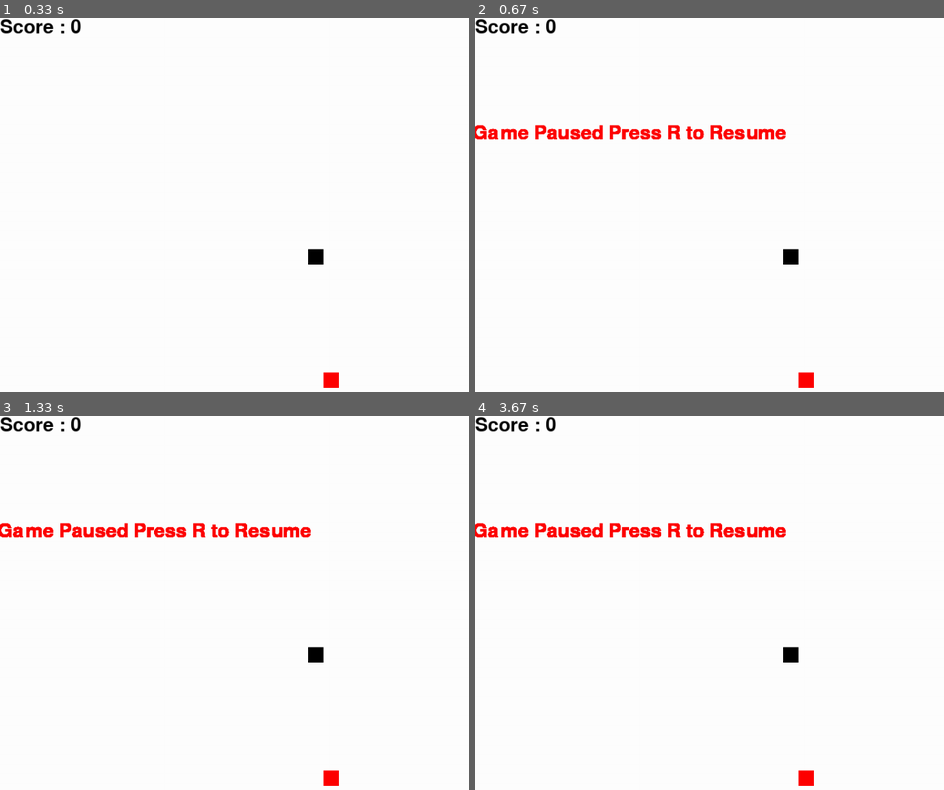
Above: before the commit, frames 1-4 (two rows, left to right).
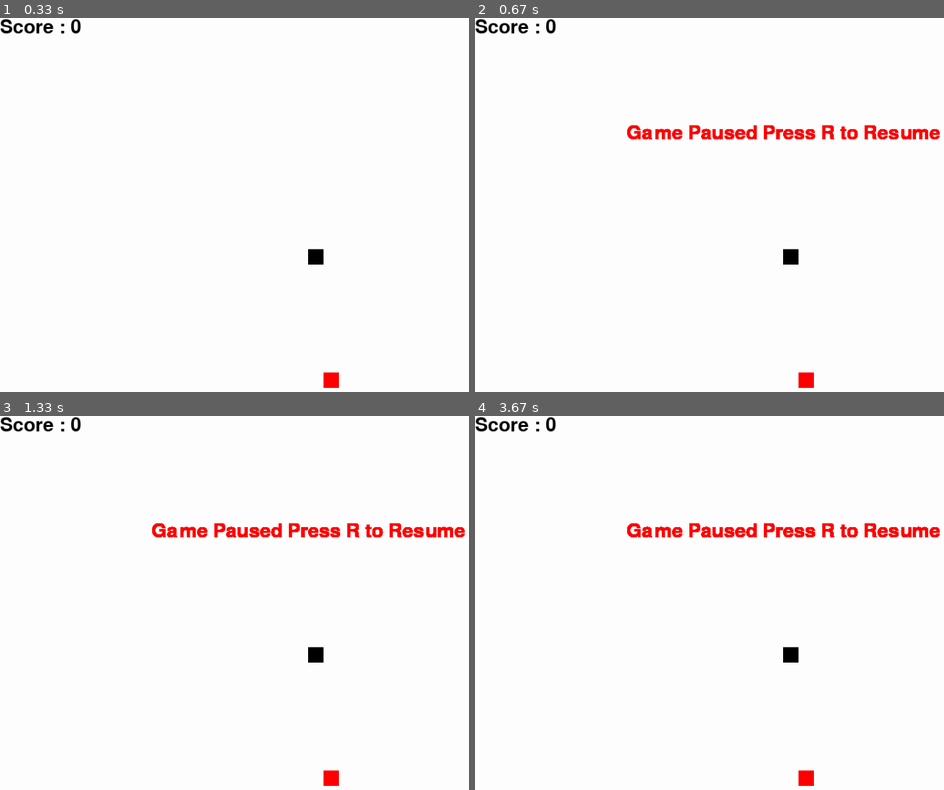
Above: after the commit, the same moments.

Repository: manan-goel-1999/PyGame1
Game: pygame game, started from playable1.1.py
The game is run twice, just before and just after one commit, with the same random seed, the same clock (stepped at 60 frames per second) and the same inputs.
Inputs:
- Up to frame 1 (0.33 s): no input
- Up to frame 2 (0.67 s): tap Space at 0.33 s
- Up to frame 3 (1.33 s): no input
- Up to frame 4 (3.67 s): no input

Frame 1 is identical in both runs. In frame 2, 2.2% of the frame differs, in the area x 0-100%, y 28-33%; in frame 3, 2.1%; in frame 4, 2.1%.

Commit message:
Fix Pause Message

Diff:
--- a/playable1.1.py
+++ b/playable1.1.py
@@ -58,7 +58,7 @@
 def pausegame(pause):                                                 #Function to Pause Game
     while pause is True:                                              #Function to Pause Game
         TextSurface, TextRect = text_object("Game Paused Press R to Resume",red)
-        TextRect.center = (displaywidth/4), (displayheight/4)
+        TextRect.center = (displaywidth/2), (displayheight/4)
         gameDisplay.blit(TextSurface,TextRect)
         pygame.display.update()
         for event in pygame.event.get():                              #Function to Pause Game
